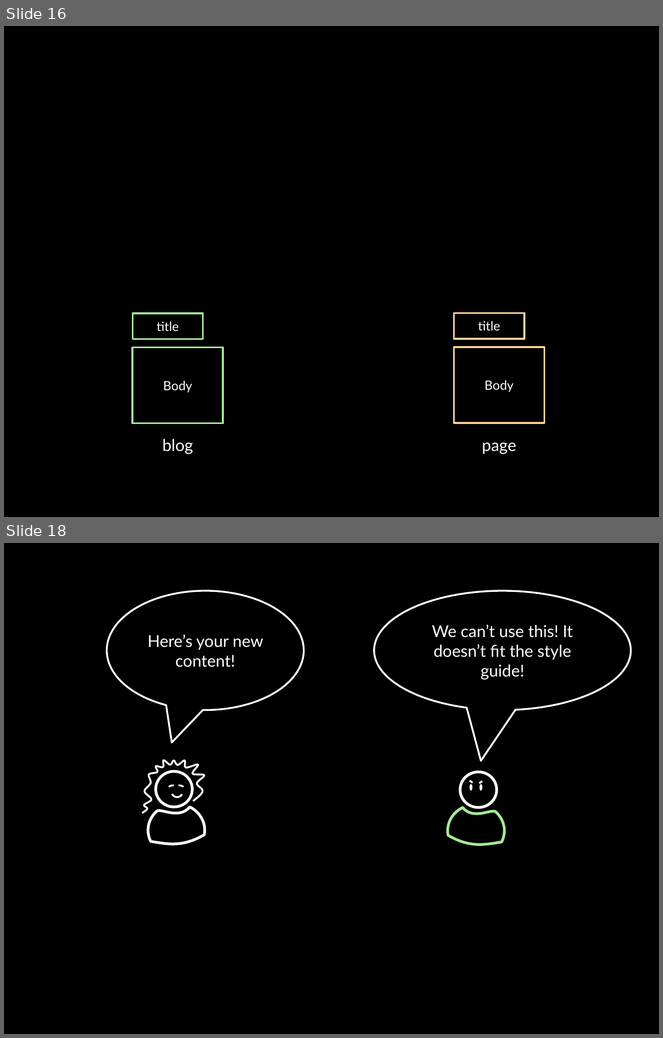
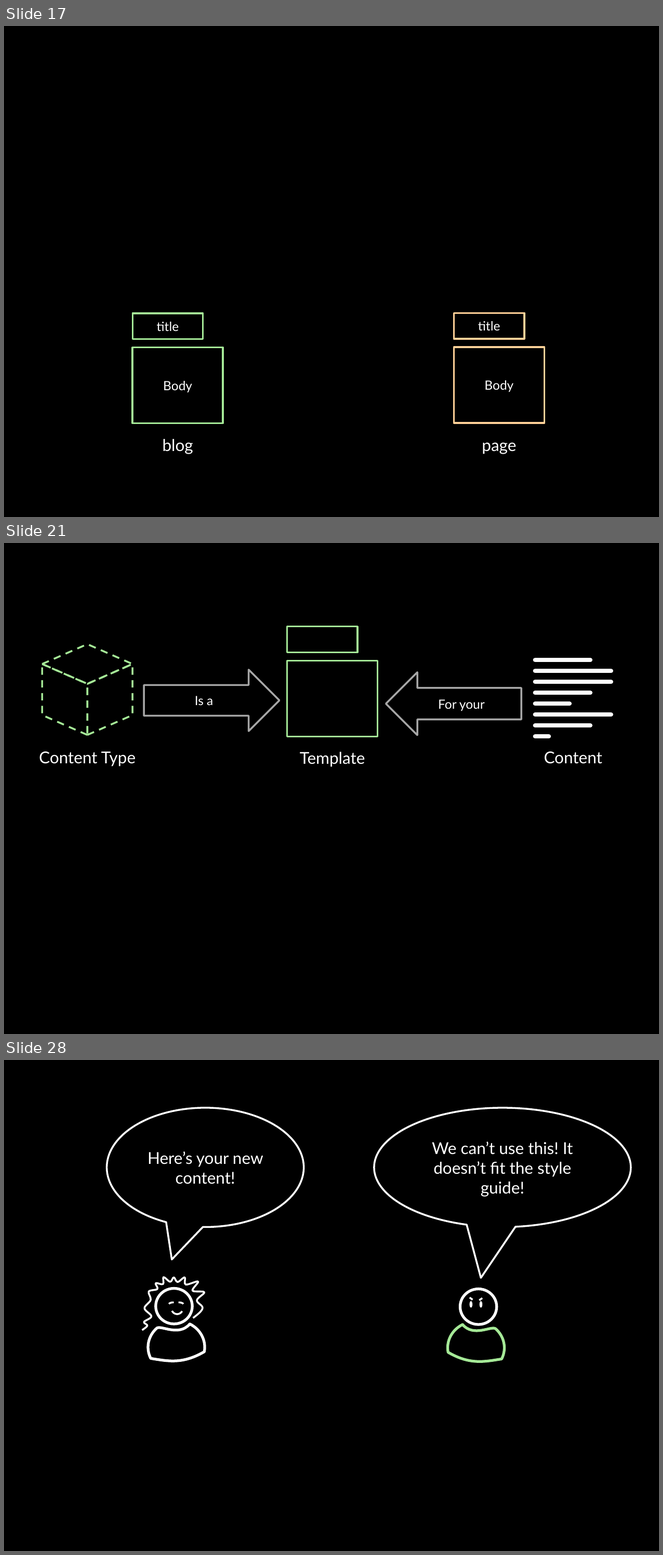
Before and after one commit to socketwench/introToContentTypes, a slide deck: src/introToContentTypes.pptx. Shown one above the other, each under a label of ours: slides 16 and 18 before the commit, slides 17, 21 and 28 after it; the slides between them are not shown. The pictures are 663x1038 and 663x1555 pixels, drawn with LibreOffice and Linux fonts; fonts in the diff are those of the drawing. Boxes give left, top, right and bottom in pixels: in the first picture for what was removed or moved away, otherwise in the second. Text is boxed around its words. In the diff, an @@ line names an element or a change of style, - is before the commit and + after.

Commit message:
Completed Drupal and Content, and Categorizing Content sections. Started Creating Content Types section.

```diff
--- a/src/introToContentTypes.pptx
+++ b/src/introToContentTypes.pptx
@@ slide 21 added at (4, 543, 659, 1034), background #000000 @@
@@ rectangle added at (287, 627, 357, 652), outline #A5E997 2 pt @@
@@ diamond added at (42, 644, 132, 684), outline #A5E997 2 pt dashed @@
@@ parallelogram added at (42, 664, 88, 735), outline #A5E997 2 pt dashed @@
@@ parallelogram added at (88, 664, 133, 735), outline #A5E997 2 pt dashed @@
@@ rectangle added at (287, 661, 377, 737), outline #A5E997 2 pt @@
@@ right arrow added at (144, 669, 280, 731), outline #A6A6A6 2 pt, 14 pt, text #FFFFFF @@
+Is a
@@ left arrow added at (386, 672, 521, 735), outline #A6A6A6 2 pt, 14 pt, text #FFFFFF @@
+For your
@@ group added at (535, 661, 611, 736): 8 lines @@
@@ text added at (39, 752, 136, 767), 18 pt, text #FFFFFF @@
+Content Type
@@ text added at (300, 752, 365, 767), 18 pt, text #FFFFFF @@
+Template
@@ text added at (544, 752, 603, 764), 18 pt, text #FFFFFF @@
+Content
@@ what was slide 16 is now slide 17 @@
@@ what was slide 18 is now slide 28 @@
```
Also in this commit, not shown: 2 slides changed, 9 other slides added, 13 other files.
